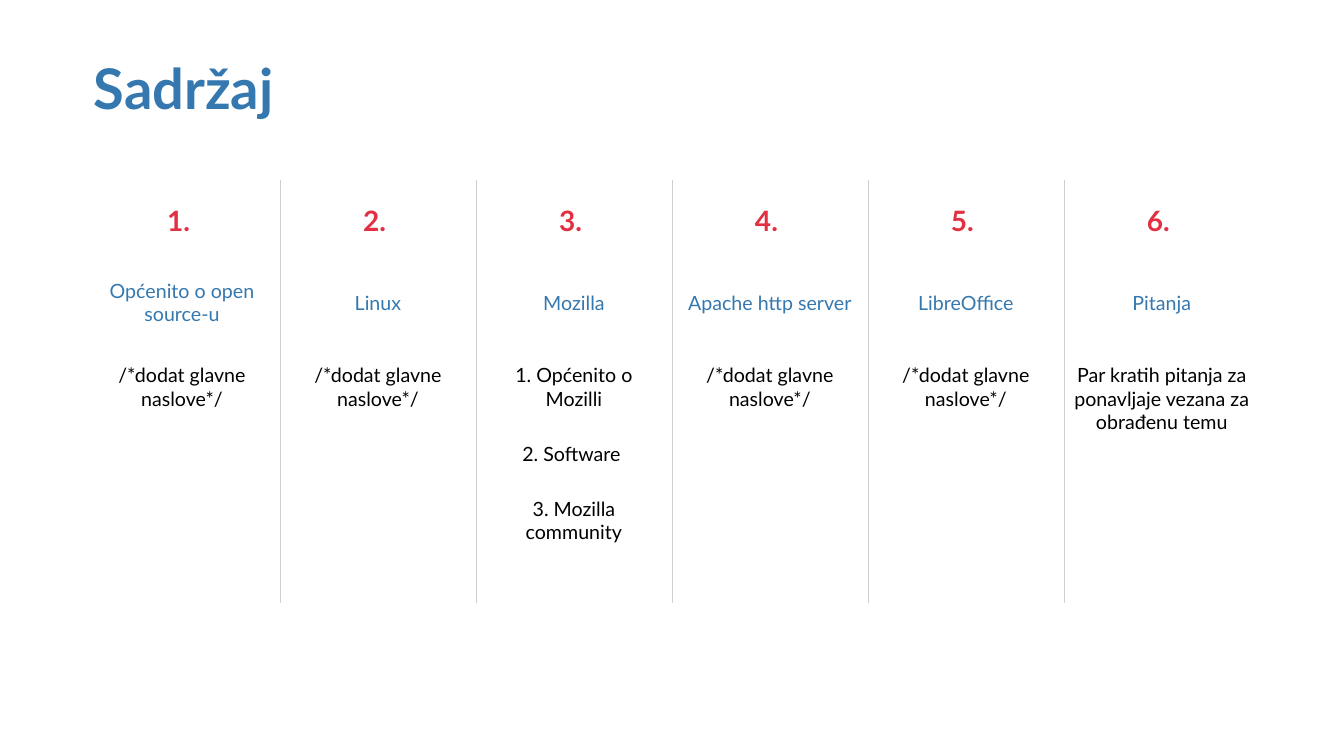
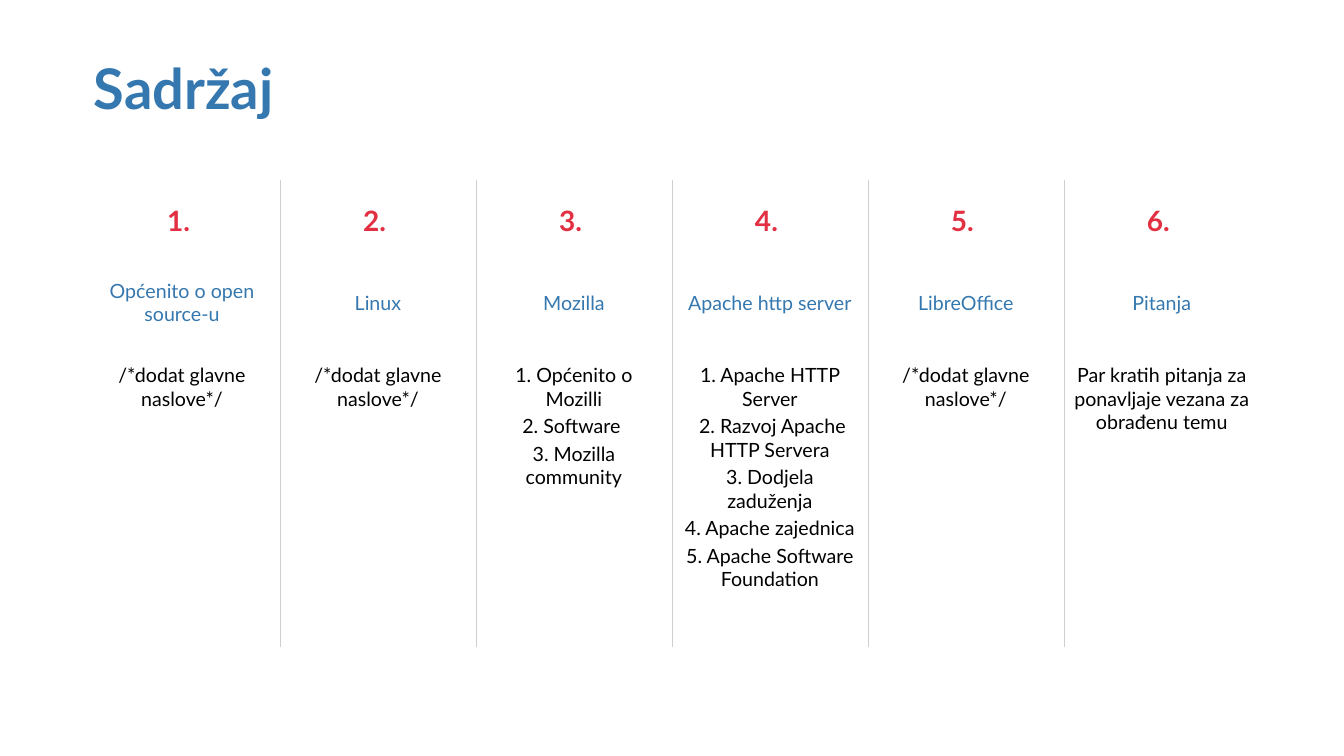
Before and after one commit to CvetkovskiIvor/ProgramskoInzenjerstvoSeminar, a slide deck: slide 2 of Open Source Prezentacija.pptx. Drawn at 1344x756 pixels with LibreOffice and Linux fonts; fonts in the diff are those of the drawing; background and template pictures are left out. Boxes give left, top, right and bottom in pixels: in the first picture for what was removed or moved away, otherwise in the second. Text is boxed around its words. In the diff, an @@ line names an element or a change of style, - is before the commit and + after.

```diff
--- a/Open Source Prezentacija.pptx
+++ b/Open Source Prezentacija.pptx
@@ table at [84, 179, 1257, 655] @@
-row 3, column 4: /*dodat glavne naslove*/
+row 3, column 4: 1. Apache HTTP Server / 2. Razvoj Apache HTTP Servera / 3. Dodjela zaduženja / 4. Apache zajednica / 5. Apache Software Foundation
```
Also in this commit, not shown: 5 slides added.
